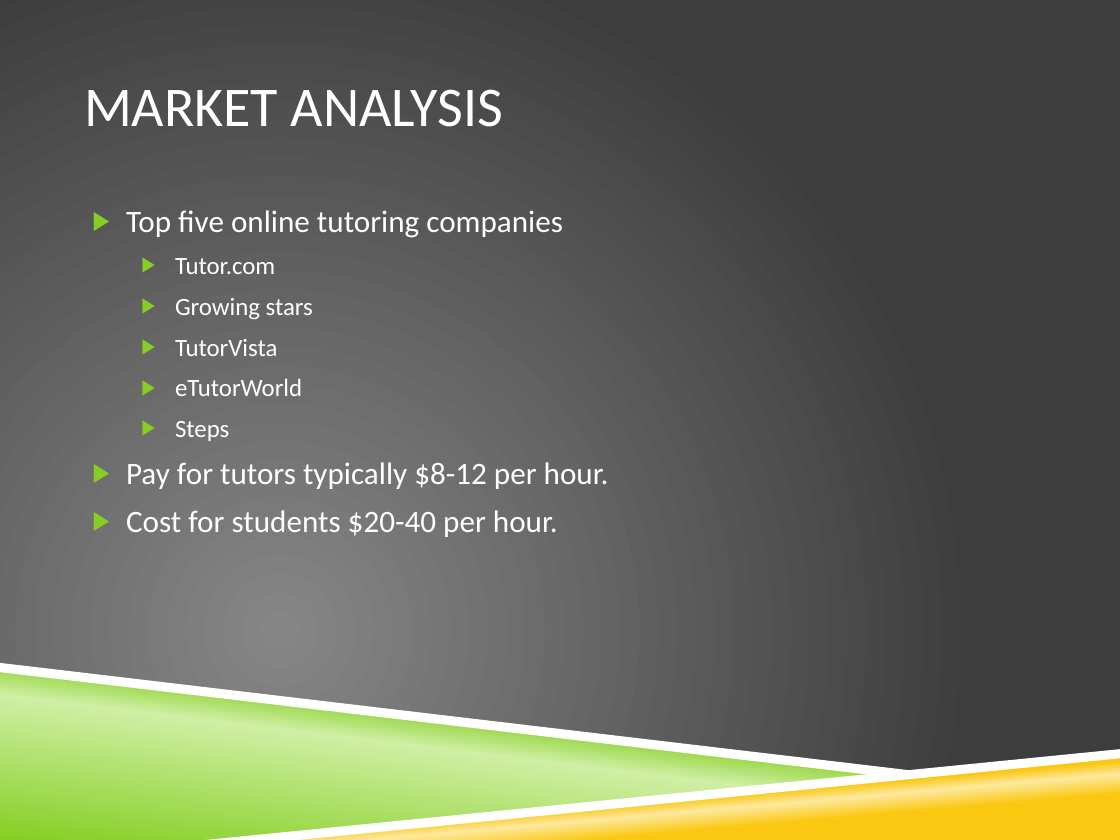
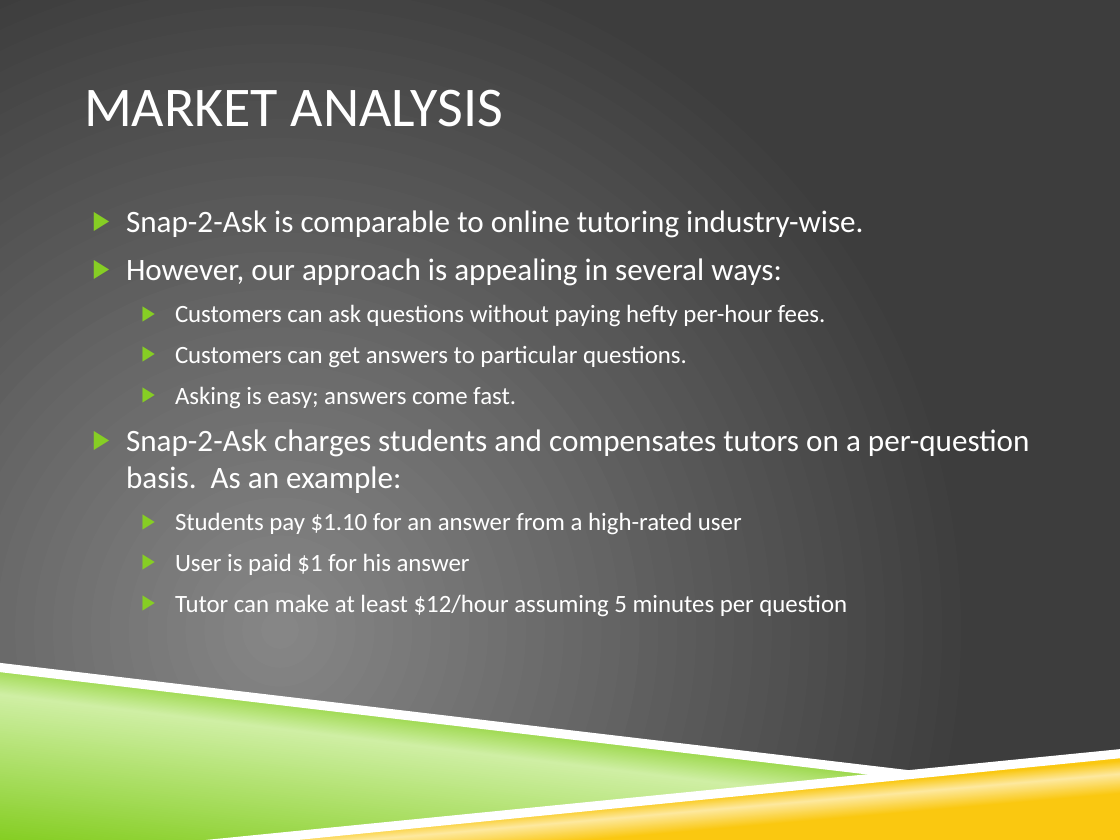
Before and after one commit to razfriman/Snap2Ask, a slide deck: slide 5 of Proposal.pptx. Drawn at 1120x840 pixels with LibreOffice and Linux fonts; fonts in the diff are those of the drawing; background and template pictures are left out. Boxes give left, top, right and bottom in pixels: in the first picture for what was removed or moved away, otherwise in the second. Text is boxed around its words. In the diff, an @@ line names an element or a change of style, - is before the commit and + after.

Commit message:
Expanded market analysis area

```diff
--- a/Proposal.pptx
+++ b/Proposal.pptx
@@ text at [126, 210, 1030, 616]: text changed; size 20 to 16 pt @@
-▶ Top five online tutoring companies
-  ▶ Tutor.com
-  ▶ Growing stars
-  ▶ TutorVista
-  ▶ eTutorWorld
-  ▶ Steps
-▶ Pay for tutors typically $8-12 per hour.
-▶ Cost for students $20-40 per hour.
+▶ Snap-2-Ask is comparable to online tutoring industry-wise.
+▶ However, our approach is appealing in several ways:
+  ▶ Customers can ask questions without paying hefty per-hour fees.
+  ▶ Customers can get answers to particular questions.
+  ▶ Asking is easy; answers come fast.
+▶ Snap-2-Ask charges students and compensates tutors on a per-question basis. As an example:
+  ▶ Students pay $1.10 for an answer from a high-rated user
+  ▶ User is paid $1 for his answer
+  ▶ Tutor can make at least $12/hour assuming 5 minutes per question
```
Also in this commit, not shown: 1 other slide changed, 1 other file.
